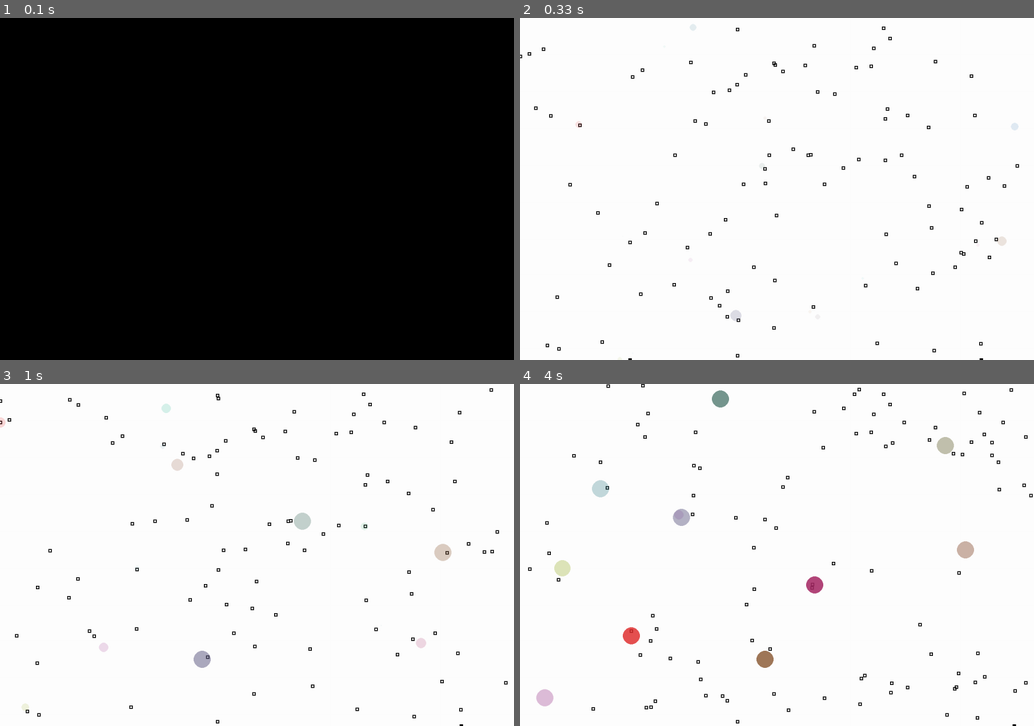
Above: before the commit, frames 1-4 (two rows, left to right).
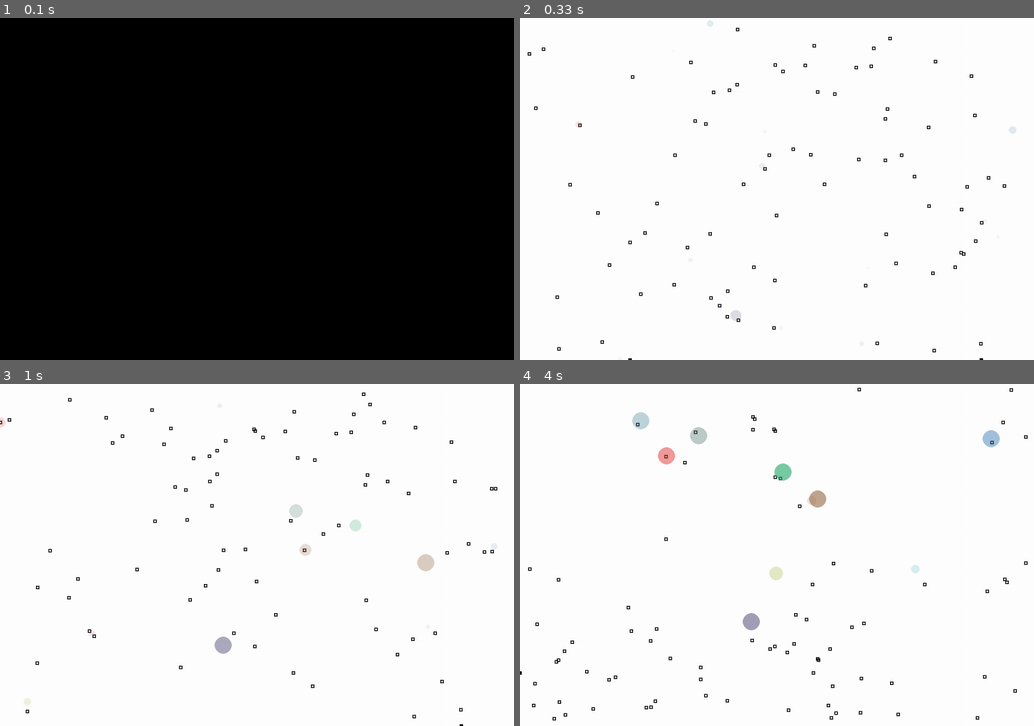
Above: after the commit, the same moments.

Repository: logularjason/gol
Game: pygame game, started from gol.py
The game is run twice, just before and just after one commit, with the same random seed, the same clock (stepped at 60 frames per second) and the same inputs.
Inputs:
- Up to frame 1 (0.1 s): no input
- Up to frame 2 (0.33 s): no input
- Up to frame 3 (1 s): no input
- Up to frame 4 (4 s): no input

Frame 1 is identical in both runs. In frame 2, 0.2% of the frame differs, in the area x 0-98%, y 0-100%; in frame 3, 1.4%; in frame 4, 3.2%, in the area x 0-100%, y 0-100%.

Commit message:
Tune constants

Diff:
--- a/constants.py
+++ b/constants.py
@@ -3,8 +3,8 @@
 CREATURE_COUNT=20
 FRAMES_PER_SECOND=10 # how fast to run the main loop
 CREATURE_STARTING_ENERGY=100
-FOOD_ENERGY=10
-FOOD_COUNT=CREATURE_COUNT*5 # number of food
+FOOD_ENERGY=25
+FOOD_COUNT=CREATURE_COUNT*4 # number of food
 REPLICATION_HEALTH_THRESHOLD = CREATURE_STARTING_ENERGY * 10
 ENERGY_SPLITTING_FACTOR=0.5
 MAX_GENE=100
--- a/gol.py
+++ b/gol.py
@@ -76,11 +76,11 @@
             plot1.hist(dnaData[1], bins, alpha=0.5, density=True, edgecolor='black', color='green', label='smell')
             plot1.hist(dnaData[2], bins, alpha=0.5, density=True, edgecolor='black', color='blue', label='stamina')
             plot1.legend(loc='upper right')
-            plot2.set_title('Gene histogram')
+            plot1.set_title('Gene histogram')
             energyData = creatureList.energyData()
             plot2.cla()
             plot2.plot(energyData)
-            plot2.set_title('Energy')
+            plot2.set_title('Energy vs Creature ID')
             plt.tight_layout()
             plt.pause(0.05)
 
